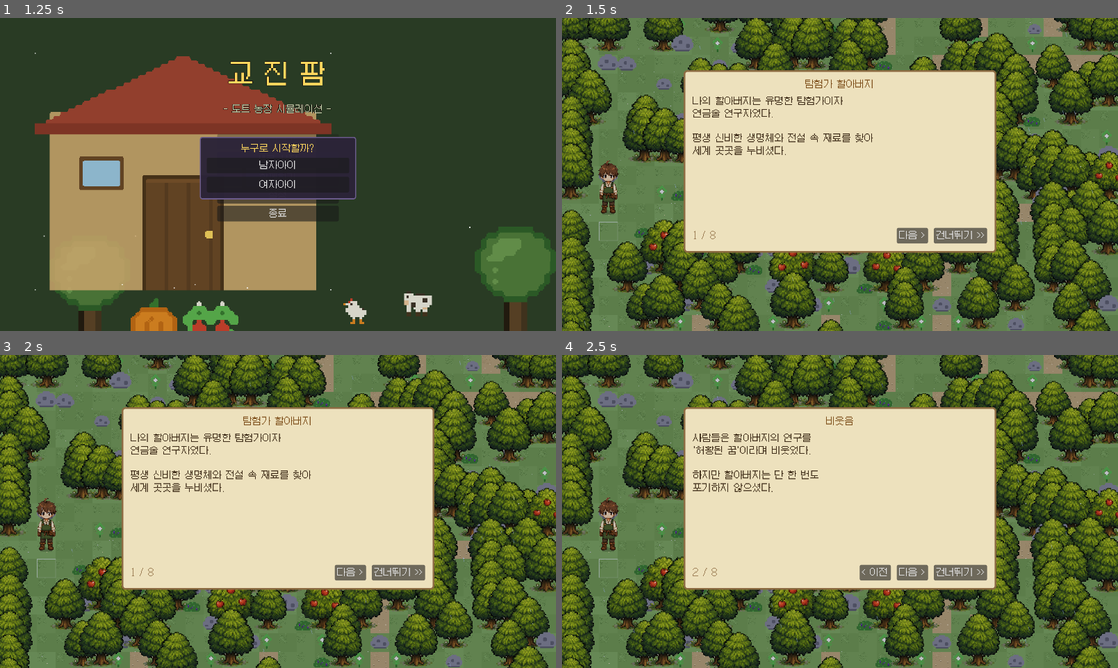
Above: before the commit, frames 1-4 (two rows, left to right).
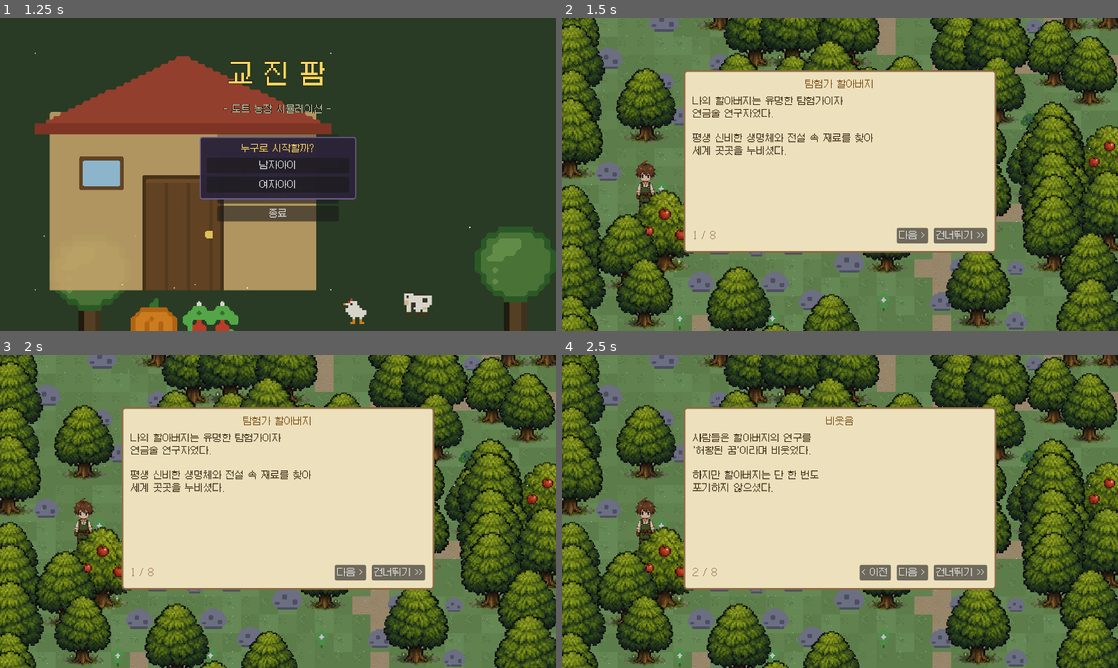
Above: after the commit, the same moments.

Repository: kyojin00/kyojingame
Game: Godot game, scene res://scenes/title.tscn
Same seed, same stepped clock (60 frames per second), same inputs: the game is played once before the commit and once after it.
Inputs:
- Up to frame 1 (1.25 s): click "새로 시작" at 0.5 s
- Up to frame 2 (1.5 s): click "새로 시작" at 1.25 s
- Up to frame 3 (2 s): no input
- Up to frame 4 (2.5 s): click "다음 >" at 2 s

Frame 1 is identical in both runs. In frame 2, 46% of the frame differs, in the area x 0-100%, y 0-100%; in frame 3, 46%; in frame 4, 46%.

Commit message:
옆모습 재적용 + 4방향 크기 통일, 우체부 도트 적용, 오브젝트/NPC 손질
- 평상복 옆모습: 새로 올린 45장에서 자기상관으로 주기 13프레임을 산출해
  걷기 6프레임(014·016·018·021·023·025) + 서기(045) 추출
- 4방향 크기 통일 검증: 어깨~발 몸 높이를 측정해 농부/평상복의 앞·옆·뒤가
  모두 총 184px · 몸 136px로 일치하는 것을 수치로 확인
- 우체부 아저씨 도트 적용: 구워진 체커보드 배경을 제거하고 월드 스프라이트
  6종 + 초상화 2종(평상/웃음)을 생성. 플레이어와 같은 밀도로, 어른답게 12% 크게
  숲 입구 테두리 나무를 치워 우체부가 걸어오는 장면이 가려지지 않게 함
- 오브젝트 크기 확대(주인공 키 기준): 나무 2.0→3.0, 돌 1.4→1.9, 큰바위 3.0→4.0,
  동굴 1.5→2.2, 세계수 1.6→2.6, 채집물 1.2→1.5, 광장 장식 1.0→1.15
- 오브젝트 겹침 방지: 자연물 최소 간격 규칙 도입 (일반 나무 2칸, 깊은 숲·숲길·
  마을 외곽 1칸, 맵 테두리는 한 칸씩 띄워 배치)
- NPC 자동 배회 버그 수정: 목적지 계산이 옛 16px 타일 기준이라 마을 NPC가
  제자리에 멈춰 있었다. TILE(32) 기준으로 고치고 1~3칸씩 이어 걷도록 조정
- 선물을 직접 고르게: 「선물하기」에서 보유 수확물/생산물 목록을 띄워 선택
  (멀티플레이 동기화 포함)
- 검증 하네스: 스토리 종료를 진행 시간 기준으로 바꿔 우체부 등장/대화 캡처를
  안정화하고, 선물 창 스크린샷 추가

Co-Authored-By: Claude Fable 5 <noreply@anthropic.com>
Claude-Session: https://claude.ai/code/session_01G16d56kTH5eNwk3gstTUwt

Diff:
--- a/game/scripts/main.gd
+++ b/game/scripts/main.gd
@@ -457,16 +457,16 @@
 	objects[CAVE_POS] = {"kind": "cave", "hp": 0}
 	objects[WORLDTREE_POS] = {"kind": "worldtree", "hp": 0}
 
-	# 테두리 나무
+	# 테두리 나무 (그림이 크므로 한 칸씩 띄워 겹치지 않게 세운다)
 	for x in MAP_W:
-		if _hash01(x, 0) < 0.75 and not objects.has(Vector2i(x, 0)):
+		if x % 2 == 0 and not objects.has(Vector2i(x, 0)):
 			objects[Vector2i(x, 0)] = {"kind": "tree", "hp": TREE_HP}
-		if _hash01(x, MAP_H - 1) < 0.75:
+		if x % 2 == 0:
 			objects[Vector2i(x, MAP_H - 1)] = {"kind": "tree", "hp": TREE_HP}
 	for y in MAP_H:
-		if _hash01(0, y) < 0.75 and not objects.has(Vector2i(0, y)):
+		if y % 2 == 0 and not objects.has(Vector2i(0, y)):
 			objects[Vector2i(0, y)] = {"kind": "tree", "hp": TREE_HP}
-		if _hash01(MAP_W - 1, y) < 0.75 and not objects.has(Vector2i(MAP_W - 1, y)):
+		if y % 2 == 0 and not objects.has(Vector2i(MAP_W - 1, y)):
 			objects[Vector2i(MAP_W - 1, y)] = {"kind": "tree", "hp": TREE_HP}
 
 	# 부지 판매 표지판
@@ -489,14 +489,19 @@
 				continue  # 마을/길은 비워둔다
 			var h := _hash01(x * 3 + 7, y * 5 + 11)
 			if deep_rect.has_point(pos):
+				# 깊은 숲은 빽빽하되, 그림이 겹치지 않게 한 칸씩은 띄운다
 				if h < 0.14:
+					if _nature_clear(pos, 1):
+						objects[pos] = {"kind": "tree", "hp": TREE_HP}
+				elif h < 0.19:
+					if _nature_clear(pos, 1):
+						objects[pos] = {"kind": "rock", "hp": ROCK_HP}
+			elif h < 0.045:
+				if _nature_clear(pos, 2):
 					objects[pos] = {"kind": "tree", "hp": TREE_HP}
-				elif h < 0.19:
+			elif h < 0.075:
+				if _nature_clear(pos, 1):
 					objects[pos] = {"kind": "rock", "hp": ROCK_HP}
-			elif h < 0.045:
-				objects[pos] = {"kind": "tree", "hp": TREE_HP}
-			elif h < 0.075:
-				objects[pos] = {"kind": "rock", "hp": ROCK_HP}
 
 
 # 교진 마을: 건물은 하나도 짓지 않는다.
@@ -556,8 +561,20 @@
 		for y in [1, 29]:
 			var rim := Vector2i(x, y)
 			if grid[y][x].ground == "grass" and not objects.has(rim) \
-					and _hash01(x * 5 + 3, y * 7 + 2) < 0.55:
+					and _hash01(x * 5 + 3, y * 7 + 2) < 0.55 and _nature_clear(rim, 1):
 				objects[rim] = {"kind": "tree", "hp": TREE_HP}
+
+
+# 자연물은 타일보다 크게 그려지므로, 서로 겹쳐 보이지 않게 최소 간격을 둔다.
+func _nature_clear(pos: Vector2i, dist: int) -> bool:
+	for dy in range(-dist, dist + 1):
+		for dx in range(-dist, dist + 1):
+			var p := pos + Vector2i(dx, dy)
+			if p == pos or not objects.has(p):
+				continue
+			if objects[p].kind in NATURE_KINDS:
+				return false
+	return true
 
 
 func _spawn_npc(npc_id: String, tile: Vector2i) -> void:
@@ -615,10 +632,13 @@
 
 # 종류별 시각 배율. 텍스처가 2배 해상도(EPX)라서 실제 곱은 여기의 절반이 적용된다.
 const OBJECT_SCALES := {
-	"tree": 2.0, "rock": 1.4, "bigrock": 3.0, "cave": 1.5, "worldtree": 1.6,
-	"barn": 1.5, "forage_berry": 1.2, "forage_herb": 1.2,
-	"deco_fountain": 1.4, "deco_lamp": 1.0, "deco_bench": 1.0,
+	# 주인공(약 3타일 키)에 맞춘 크기. 그림이 타일보다 크므로 배치 간격도 띄운다.
+	"tree": 3.0, "rock": 1.9, "bigrock": 4.0, "cave": 2.2, "worldtree": 2.6,
+	"barn": 1.8, "forage_berry": 1.5, "forage_herb": 1.5,
+	"deco_fountain": 1.4, "deco_lamp": 1.15, "deco_bench": 1.15,
 }
+# 서로 겹쳐 보이면 안 되는 자연물 (배치 시 최소 간격을 둔다)
+const NATURE_KINDS := ["tree", "rock", "bigrock", "forage_berry", "forage_herb"]
 const OBJECT_TEX_DENSITY := 2.0  # 농장 오브젝트 텍스처 밀도 (월드 크기 유지용)
 
 
@@ -852,7 +872,7 @@
 		or fishing_ui.visible or dialog.visible or map_ui.visible \
 		or inventory_ui.visible or interior.visible or cave.visible \
 		or cooking_ui.visible or quest_ui.visible or note_ui.visible \
-		or stats_ui.visible or _name_layer != null \
+		or stats_ui.visible or _name_layer != null or _gift_layer != null \
 		or (story_layer != null and story_layer.visible)
 
 
@@ -1433,7 +1453,7 @@
 # ---- 오프닝 스토리 / 튜토리얼 ----
 
 # ---- 메인 스토리 1 「우체부 아저씨와의 첫 만남」 ----
-const STORY_SPAWN := Vector2i(2, 16)       # 화면 왼쪽에서 시작 (집은 화면 밖)
+const STORY_SPAWN := Vector2i(4, 16)       # 화면 왼쪽에서 시작 (집은 화면 밖)
 const STORY_LANE_Y := 16                   # 우체부가 왼쪽에서 걸어오는 길
 const STORY_FORK := Vector2i(20, 16)       # 숲길이 갈라지는 갈림길 (지도 퀘스트)
 const STORY_ROCK := Vector2i(26, 16)       # 마을 가는 길을 막는 커다란 바위 (퀘스트 5)
@@ -1477,6 +1497,10 @@
 
 
 func _plant_story_forest() -> void:
+	# 숲 입구(우체부가 걸어오는 길)는 테두리 나무까지 치워 시야를 확보한다
+	for yy in [STORY_LANE_Y - 1, STORY_LANE_Y, STORY_LANE_Y + 1]:
+		objects.erase(Vector2i(0, yy))
+		objects.erase(Vector2i(1, yy))
 	# 주인공(왼쪽) 앞을 가로막는 울창한 숲: 나무 사이 간격은 불규칙하게,
 	# 곳곳에 큰 돌을 드문드문 섞어 자연스러운 숲 지형을 만든다.
 	for y in range(1, 23):
@@ -1502,6 +1526,8 @@
 				continue
 			if h < 0.5:
 				continue  # 나무 사이 이동 공간 (불규칙한 빈 풀밭)
+			if not _nature_clear(pos, 1):
+				continue  # 자연물끼리 붙어서 그림이 겹치지 않게 한 칸은 띄운다
 			if h < 0.57:
 				# 풀/낮은 풀숲/작은 식물 (열매 덤불·약초) — 드문드문
 				objects[pos] = {"kind": "forage_herb" if h < 0.535 else "forage_berry", "hp": 0}
@@ -1599,16 +1625,20 @@
 
 func _spawn_postman() -> void:
 	_postman = Node2D.new()
-	_postman.position = Vector2(16, STORY_LANE_Y * TILE + 16)  # 화면 왼쪽 끝
+	_postman.position = Vector2(36, STORY_LANE_Y * TILE + 16)  # 화면 왼쪽 끝
 	_postman_spr = Sprite2D.new()
 	_postman_spr.centered = false
-	_postman_spr.offset = Vector2(-16, -47)
-	_postman_spr.scale = Vector2(2, 2)
+	# 플레이어와 같은 밀도의 도트. 어른이라 주인공보다 조금 크게 그린다.
+	_postman_spr.offset = Vector2(-64, -188)
+	_postman_spr.scale = Vector2(0.56, 0.56)
 	_postman_spr.texture = tex["npc_postman_side_0"]
 	_postman.add_child(_postman_spr)
 	world.add_child(_postman)
 	_postman_state = "approach"
 	story_cutscene = true
+	if _shot_path != "" and OS.get_environment("KYOJIN_STORY") != "":
+		get_tree().create_timer(0.2).timeout.connect(
+			func() -> void: _snap_story("story_postman"))
 
 
 func _update_postman(delta: float, story_shot: bool) -> void:
@@ -1620,18 +1650,18 @@
 			# 멀리서 뚜벅뚜벅 걸어와 말을 건다
 			var to_player := player.position - _postman.position
 			if to_player.length() > 44.0:
-				var spd := 150.0 if story_shot else 45.0
+				var spd := 55.0 if story_shot else 45.0
 				_postman.position += to_player.normalized() * spd * delta
 				_postman_spr.texture = tex["npc_postman_side_%d" % (int(_postman_anim * 5.0) % 2)]
 				_postman_spr.flip_h = to_player.x < 0
-				if story_shot and absf(_story_t - 1.4) < delta:
-					_snap_story("story_postman")
 			else:
 				_postman_state = "talk"
 				_postman_spr.texture = tex["npc_postman_side_0"]
 				_start_postman_dialog()
 				if story_shot:
-					_snap_story.call_deferred("story_dialog")
+					# 대화창이 실제로 그려진 뒤에 캡처한다
+					get_tree().create_timer(0.25).timeout.connect(
+						func() -> void: _snap_story("story_dialog"))
 		"follow":
 			# 마을까지 동행: 주인공 옆에서 함께 걷고, 개척하는 동안 기다린다
 			var to := player.position + Vector2(-42, 6) - _postman.position
@@ -1779,6 +1809,7 @@
 		_postman_state = "follow"  # 우체부는 떠나지 않고 마을까지 동행한다
 
 
+var _story_snapped := false
 var _story_map_opened := false
 var _last_explore_tile := Vector2i(-999, -999)
 
@@ -2502,7 +2533,7 @@
 		if Net.is_host():
 			_broadcast_stats()
 	var choices := [
-		["선물하기", _give_gift.bind(npc.id)],
+		["선물하기", _open_gift_picker.bind(npc.id)],
 		["대화 끝", null],
 	]
 	# 이장은 마을 발전(빈 부지에 건물 세우기)을 맡고 있다
@@ -2519,26 +2550,90 @@
 	return tex["npc_%s_portrait_%s" % [npc_id, expr]]
 
 
-func _give_gift(npc_id: String) -> void:
-	# 수확물/아이템 중 하나를 선물한다
+var _gift_layer: CanvasLayer = null
+
+
+# 선물은 플레이어가 직접 고른다 — 가진 수확물/생산물 목록에서 선택
+func _open_gift_picker(npc_id: String) -> void:
+	var entries: Array = []
+	for id: String in GameData.CROP_IDS:
+		if int(GameData.produce.get(id, 0)) > 0:
+			entries.append(["produce", id, str(GameData.CROPS[id].name),
+				int(GameData.produce[id])])
+	for id: String in GameData.ITEM_IDS:
+		if int(GameData.items.get(id, 0)) > 0:
+			entries.append(["item", id, str(GameData.ITEMS[id].name),
+				int(GameData.items[id])])
+	if entries.is_empty():
+		dialog.set_body("선물할 것이 없다... 수확물이나 생산물이 필요하다.")
+		return
+	_close_gift_picker()
+	_gift_layer = CanvasLayer.new()
+	_gift_layer.layer = 30
+	var panel := Panel.new()
+	var st := StyleBoxFlat.new()
+	st.bg_color = Color(0.91, 0.71, 0.42, 0.98)
+	st.border_color = Color(0.43, 0.24, 0.11)
+	st.set_border_width_all(2)
+	st.set_corner_radius_all(4)
+	panel.add_theme_stylebox_override("panel", st)
+	panel.position = Vector2(300, 110)
+	panel.size = Vector2(360, 320)
+	_gift_layer.add_child(panel)
+	var lab := Label.new()
+	lab.text = "무엇을 선물할까?"
+	lab.position = Vector2(0, 8)
+	lab.size = Vector2(360, 24)
+	lab.horizontal_alignment = HORIZONTAL_ALIGNMENT_CENTER
+	lab.add_theme_color_override("font_color", Color(0.29, 0.16, 0.06))
+	panel.add_child(lab)
+	var scroll := ScrollContainer.new()
+	scroll.position = Vector2(14, 38)
+	scroll.size = Vector2(332, 234)
+	panel.add_child(scroll)
+	var list := VBoxContainer.new()
+	list.custom_minimum_size = Vector2(322, 0)
+	list.add_theme_constant_override("separation", 4)
+	scroll.add_child(list)
+	for e: Array in entries:
+		var btn := Button.new()
+		btn.text = "%s  x%d" % [e[2], e[3]]
+		btn.custom_minimum_size = Vector2(322, 30)
+		btn.focus_mode = Control.FOCUS_NONE
+		btn.pressed.connect(_give_gift.bind(npc_id, str(e[0]), str(e[1])))
+		list.add_child(btn)
+	var cancel := Button.new()
+	cancel.text = "그만두기"
+	cancel.position = Vector2(130, 280)
+	cancel.size = Vector2(100, 28)
+	cancel.focus_mode = Control.FOCUS_NONE
+	cancel.pressed.connect(_close_gift_picker)
+	panel.add_child(cancel)
+	add_child(_gift_layer)
+
+
+func _close_gift_picker() -> void:
+	if _gift_layer != null:
+		_gift_layer.queue_free()
+		_gift_layer = null
+
+
+func _give_gift(npc_id: String, kind: String, item_id: String) -> void:
+	# 고른 선물을 건넨다
 	var gift_name := ""
-	for id in GameData.CROP_IDS:
-		if GameData.produce[id] > 0:
-			GameData.produce[id] -= 1
-			gift_name = GameData.CROPS[id].name
-			break
+	if kind == "produce" and int(GameData.produce.get(item_id, 0)) > 0:
+		GameData.produce[item_id] -= 1
+		gift_name = str(GameData.CROPS[item_id].name)
+	elif kind == "item" and int(GameData.items.get(item_id, 0)) > 0:
+		GameData.items[item_id] -= 1
+		gift_name = str(GameData.ITEMS[item_id].name)
+	_close_gift_picker()
 	if gift_name == "":
-		for id in GameData.ITEM_IDS:
-			if GameData.items[id] > 0:
-				GameData.items[id] -= 1
-				gift_name = GameData.ITEMS[id].name
-				break
-	if gift_name == "":
-		dialog.set_body("선물할 것이 없다... 수확물이나 생산물이 필요하다.")
+		dialog.set_body("그건 이제 가지고 있지 않다...")
 		return
 	var before := int(GameData.affinity[npc_id])
 	if Net.is_guest():
-		_req_gift.rpc_id(1, npc_id)  # 호스트가 차감/가산 후 통계 전파
+		_req_gift.rpc_id(1, npc_id, kind, item_id)  # 호스트가 차감/가산 후 전파
 	GameData.affinity[npc_id] = before + 10
 	Sound.play_sfx("sfx_heart")
 	if Net.is_host():
@@ -3534,10 +3629,12 @@
 		return  # 접속 완료 후부터 시퀀스 시작
 	_shot_frames += 1
 	if OS.get_environment("KYOJIN_STORY") != "":
-		# 스토리 화면만 캡처하고 종료
-		if _shot_frames == 30:
+		# 스토리 화면만 캡처하고 종료 (프레임 수가 아니라 스토리 진행 시간 기준 —
+		# 헤드리스 환경은 프레임 속도가 들쭉날쭉하다)
+		if not _story_snapped and _story_t >= 3.2:
+			_story_snapped = true
 			_save_shot("_story.png")
-		elif _shot_frames == 34:
+		elif _story_snapped and _story_t >= 3.8:
 			get_tree().quit()
 		return
 	match _shot_frames:
@@ -3581,7 +3678,13 @@
 			player.position = npcs[0].position + Vector2(12, 0)
 		94: _send_key(KEY_E)                           # NPC 대화
 		100: _save_shot("_npc.png")
-		102:
+		101:
+			GameData.produce["potato"] = 3             # 선물 고르기 확인
+			GameData.items["egg"] = 2
+			_open_gift_picker("chief")
+		103: _save_shot("_gift.png")
+		104:
+			_close_gift_picker()
 			dialog.close()
 			player.position = Vector2(30 * TILE + 16, 8 * TILE + 16)
 			player.dir = "up"                          # 동쪽 부지 표지판 앞 (길 위)
@@ -4028,22 +4131,18 @@
 
 
 @rpc("any_peer", "reliable")
-func _req_gift(npc_id: String) -> void:
+func _req_gift(npc_id: String, kind: String, item_id: String) -> void:
 	if not Net.is_host():
 		return
-	# 게스트 로컬과 같은 규칙: 첫 번째 보유 품목을 선물
-	for id in GameData.CROP_IDS:
-		if GameData.produce[id] > 0:
-			GameData.produce[id] -= 1
-			GameData.affinity[npc_id] = int(GameData.affinity[npc_id]) + 10
-			_broadcast_stats()
-			return
-	for id in GameData.ITEM_IDS:
-		if GameData.items[id] > 0:
-			GameData.items[id] -= 1
-			GameData.affinity[npc_id] = int(GameData.affinity[npc_id]) + 10
-			_broadcast_stats()
-			return
+	# 게스트가 직접 고른 품목을 차감한다
+	if kind == "produce" and int(GameData.produce.get(item_id, 0)) > 0:
+		GameData.produce[item_id] -= 1
+	elif kind == "item" and int(GameData.items.get(item_id, 0)) > 0:
+		GameData.items[item_id] -= 1
+	else:
+		return
+	GameData.affinity[npc_id] = int(GameData.affinity[npc_id]) + 10
+	_broadcast_stats()
 
 
 @rpc("any_peer", "reliable")
--- a/game/scripts/npc.gd
+++ b/game/scripts/npc.gd
@@ -43,11 +43,12 @@
 	anim_time += delta
 	if moving:
 		var d := target - position
-		if d.length() < 1.5:
+		if d.length() < 2.0:
 			moving = false
-			wait = randf_range(1.5, 4.0)
+			position = target
+			wait = randf_range(0.4, 1.8)   # 잠깐 멈췄다가 다시 걷는다
 		else:
-			var step := d.normalized() * 40.0 * delta
+			var step := d.normalized() * 52.0 * delta
 			if absf(step.x) > absf(step.y):
 				dir = "right" if step.x > 0 else "left"
 			else:
@@ -60,17 +61,27 @@
 	_update_sprite()
 
 
+# 마을 안을 자유롭게 돌아다닌다 (타일 크기는 main.TILE 기준)
 func _pick_target() -> void:
-	var t := Vector2i(int(floor(position.x / 16.0)), int(floor(position.y / 16.0)))
+	var ts: int = main.TILE
+	var t := Vector2i(int(floor(position.x / ts)), int(floor(position.y / ts)))
 	var dirs := [Vector2i(1, 0), Vector2i(-1, 0), Vector2i(0, 1), Vector2i(0, -1)]
 	dirs.shuffle()
-	for d in dirs:
-		var n: Vector2i = t + d
-		if region.has_point(n) and main.is_passable(n):
-			target = Vector2(n.x * 16 + 8, n.y * 16 + 8)
+	for d: Vector2i in dirs:
+		# 한 번에 1~3칸씩 이어서 걷는다 (가다 서다 하는 모습이 자연스럽다)
+		var n := t
+		var steps := 0
+		for i in randi_range(1, 3):
+			var nx: Vector2i = n + d
+			if not region.has_point(nx) or not main.is_passable(nx):
+				break
+			n = nx
+			steps += 1
+		if steps > 0:
+			target = Vector2(n.x * ts + ts / 2.0, n.y * ts + ts / 2.0)
 			moving = true
 			return
-	wait = 1.0
+	wait = 0.6
 
 
 func _update_sprite() -> void:
Binary file added: game/assets/ref/outfit_casual_side/014.png
Not shown, changed: game/assets/ref/outfit_casual_side/014.png.import
Binary file added: game/assets/ref/outfit_casual_side/016.png
Not shown, changed: game/assets/ref/outfit_casual_side/016.png.import
Binary file added: game/assets/ref/outfit_casual_side/018.png
Not shown, changed: game/assets/ref/outfit_casual_side/018.png.import
Binary file removed: game/assets/ref/outfit_casual_side/019.png
Binary file changed: game/assets/ref/outfit_casual_side/021.png
Not shown, changed: game/assets/ref/outfit_casual_side/021.png.import
Binary file changed: game/assets/ref/outfit_casual_side/023.png
Not shown, changed: game/assets/ref/outfit_casual_side/023.png.import
Binary file changed: game/assets/ref/outfit_casual_side/025.png
(and 26 more such lines)
